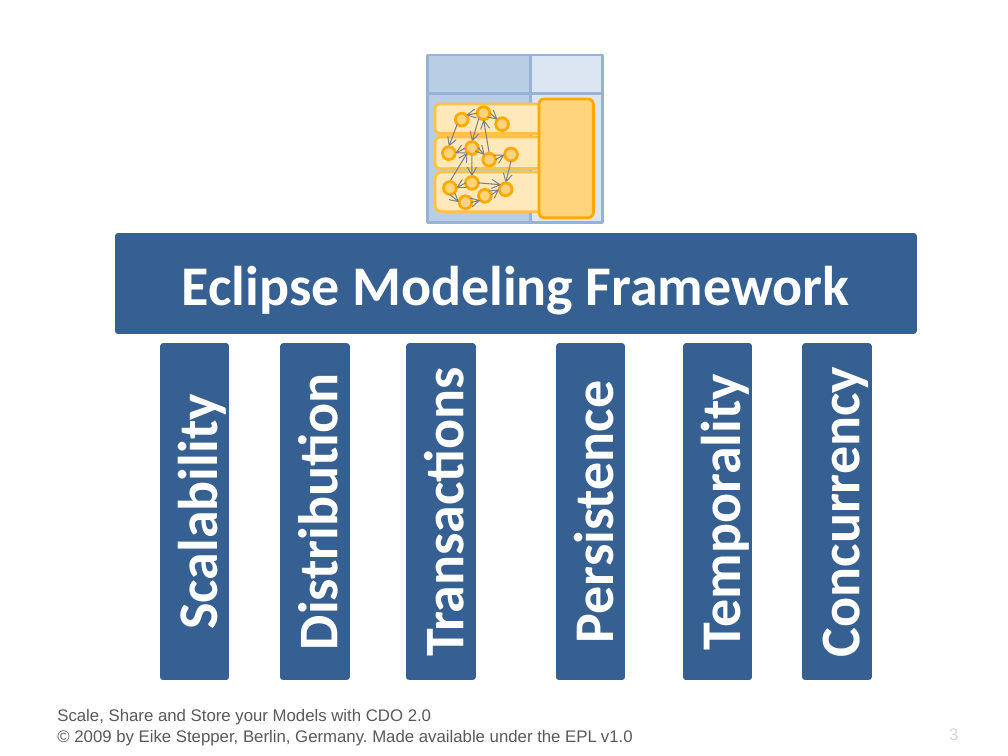
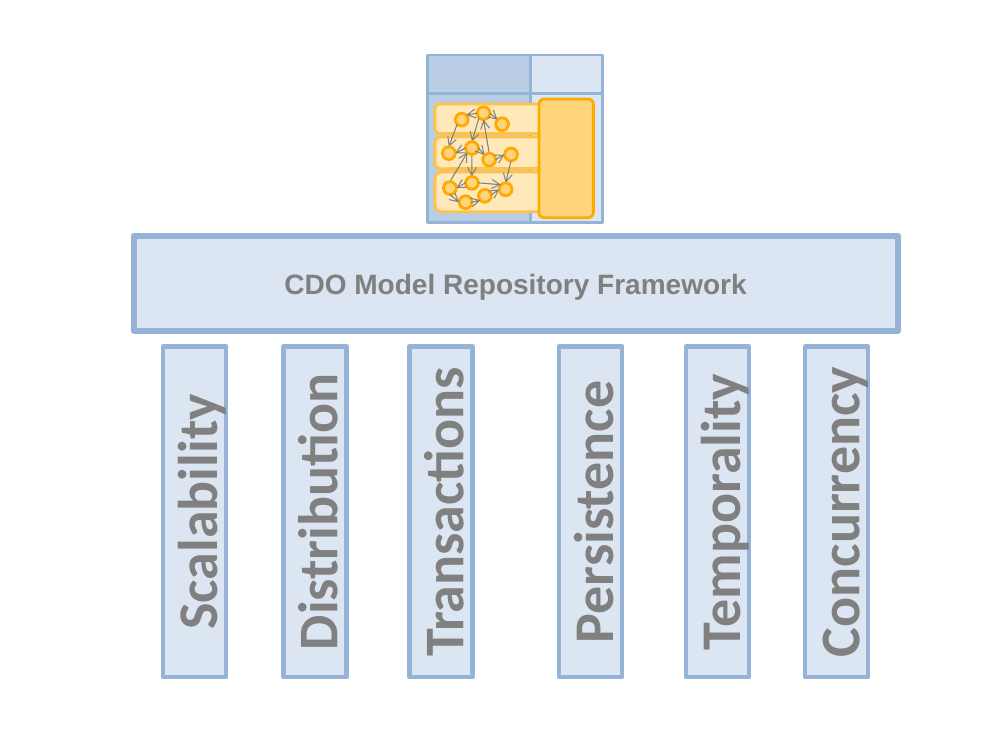
Before and after one commit to eclipse-cdo/cdo.www, a slide deck: slide 3 of documentation/presentations/EclipseCon_2009/CDO_EclipseCon_2009.pptx. Drawn at 1008x756 pixels with LibreOffice and Linux fonts; fonts in the diff are those of the drawing; background and template pictures are left out. Boxes give left, top, right and bottom in pixels: in the first picture for what was removed or moved away, otherwise in the second. Text is boxed around its words. In the diff, an @@ line names an element or a change of style, - is before the commit and + after.

```diff
--- a/documentation/presentations/EclipseCon_2009/CDO_EclipseCon_2009.pptx
+++ b/documentation/presentations/EclipseCon_2009/CDO_EclipseCon_2009.pptx
@@ rectangle added at [0,0,1008,754], fill #FFFFFF, outline #FFFFFF 2 pt @@
@@ rectangle "CDO Model Repository Framework": place and size @@
-rectangle "CDO Model Repository Framework" at [118,236,913,331]
+rectangle "CDO Model Repository Framework" at [134,236,898,331]
@@ rectangle "CDO Model Repository Framework" at [134,236,898,331]: fill #376092 to #DCE6F2; outline #376092 4.5 pt to #95B3D7 4.5 pt @@
@@ text in rectangle at [284,274,747,299]: text changed; size 40 to 20 pt; font Calibri to Arial; text colour #FFFFFF to #808080 @@
-Eclipse Modeling Framework
+CDO Model Repository Framework
@@ text colour #FFFFFF to #808080; fill #376092 to #DCE6F2; outline #376092 4.5 pt to #95B3D7 3 pt in 6 elements at [163,347,227,677], [283,347,347,677], [409,347,473,677], [559,347,623,677], [686,347,750,677], [805,347,869,677] @@
@@ text removed at [57,709,633,746] @@
-Scale, Share and Store your Models with CDO 2.0
-© 2009 by Eike Stepper, Berlin, Germany. Made available under the EPL v1.0
```
Also in this commit, not shown: 4 other slides changed, 5 slides added, 1 other file.
